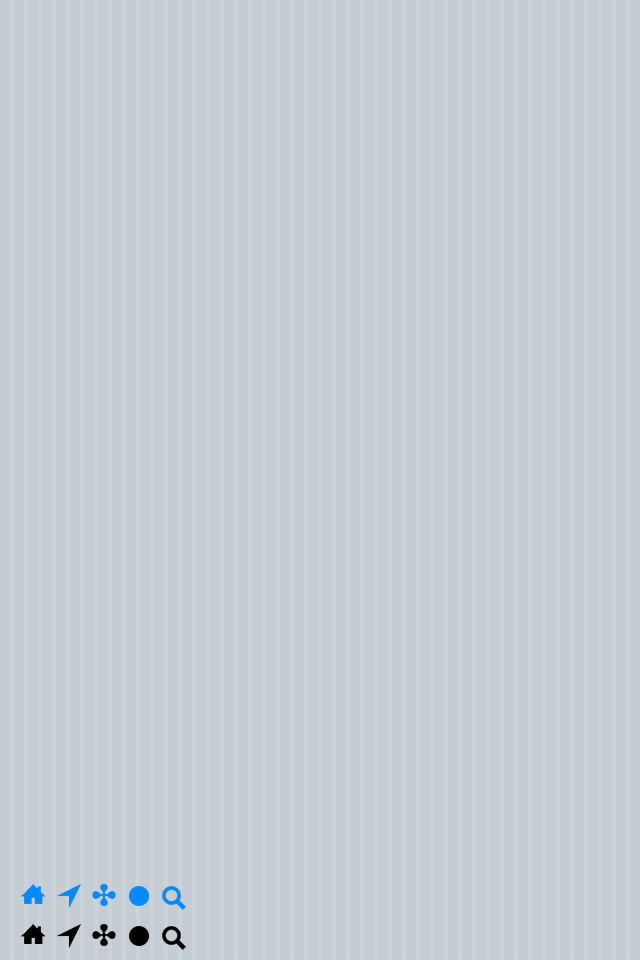
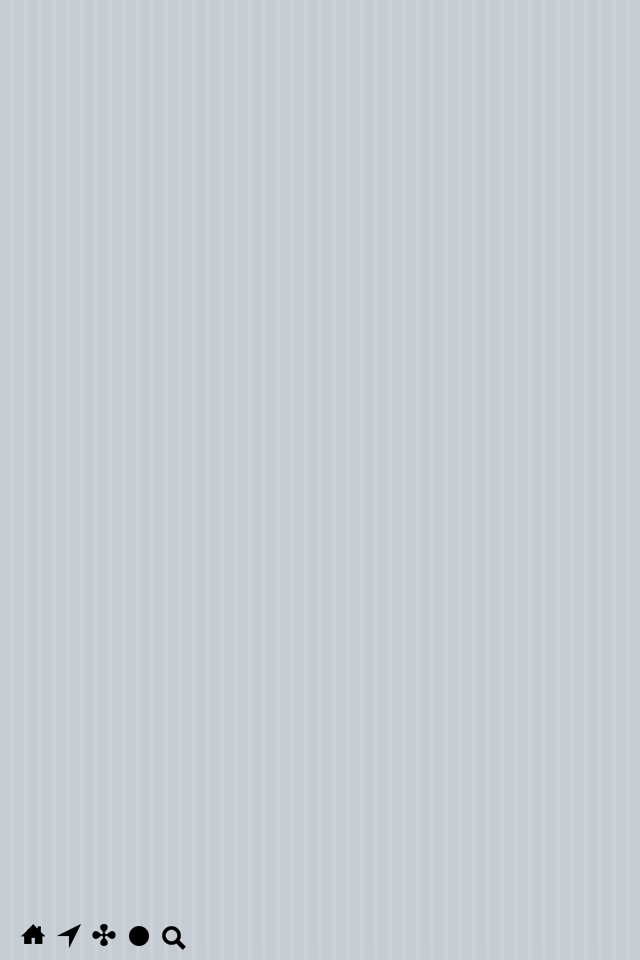
Before/after of a (640, 960) layered artwork. What changed in the layer stack:
removed group "Selected Indicators" (5 layers) over <box>21,884,186,910</box>
removed layer "search_selected@2x.png" from group "Selected Indicators" over <box>162,886,186,910</box>
removed layer "dot_selected@2x.png" from group "Selected Indicators" over <box>129,886,149,906</box>
removed layer "dot2_selected@2x.png" from group "Selected Indicators" over <box>92,884,116,906</box>
removed layer "location_selected@2x.png" from group "Selected Indicators" over <box>57,884,81,908</box>
removed layer "home_selected@2x.png" from group "Selected Indicators" over <box>21,884,45,904</box>
